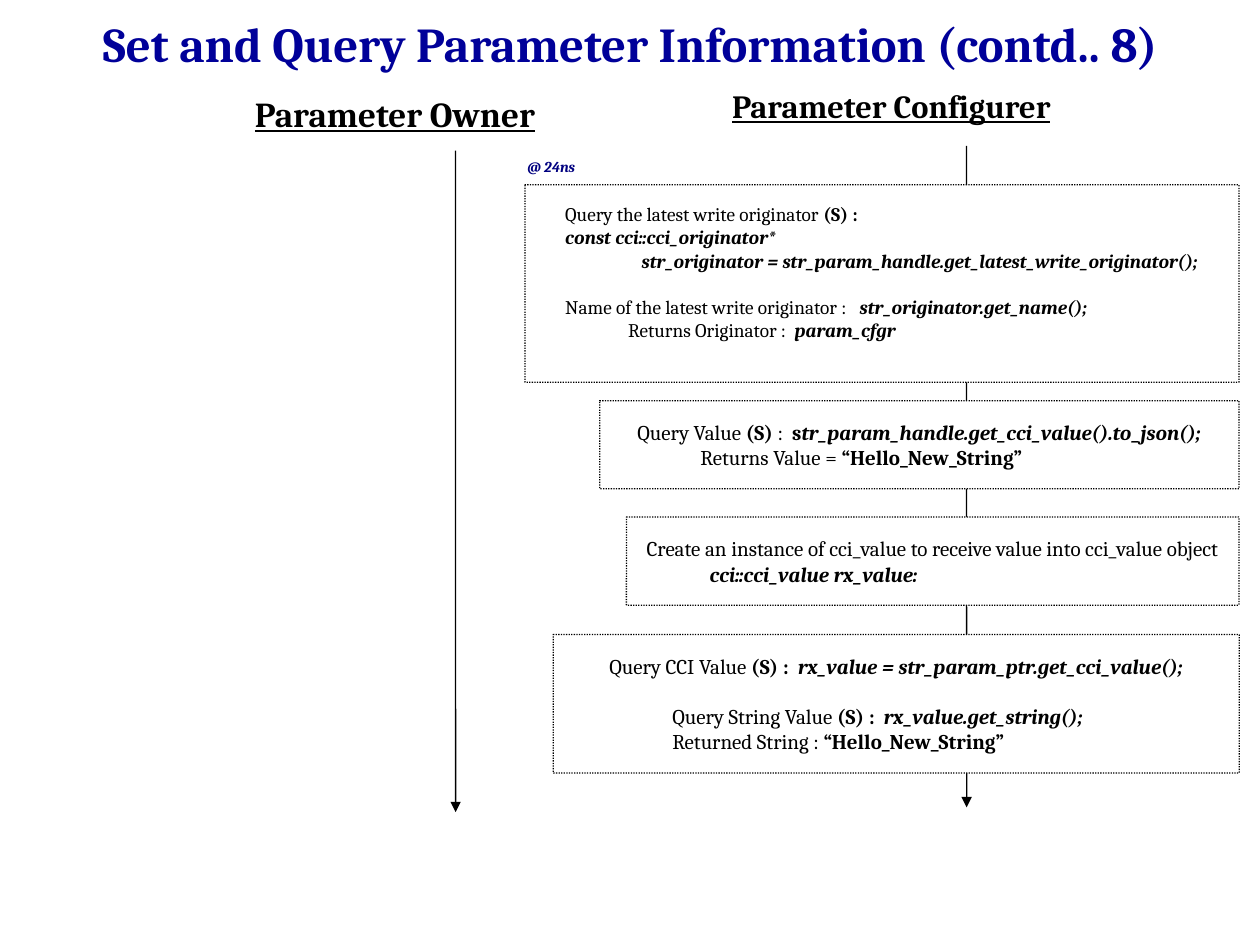
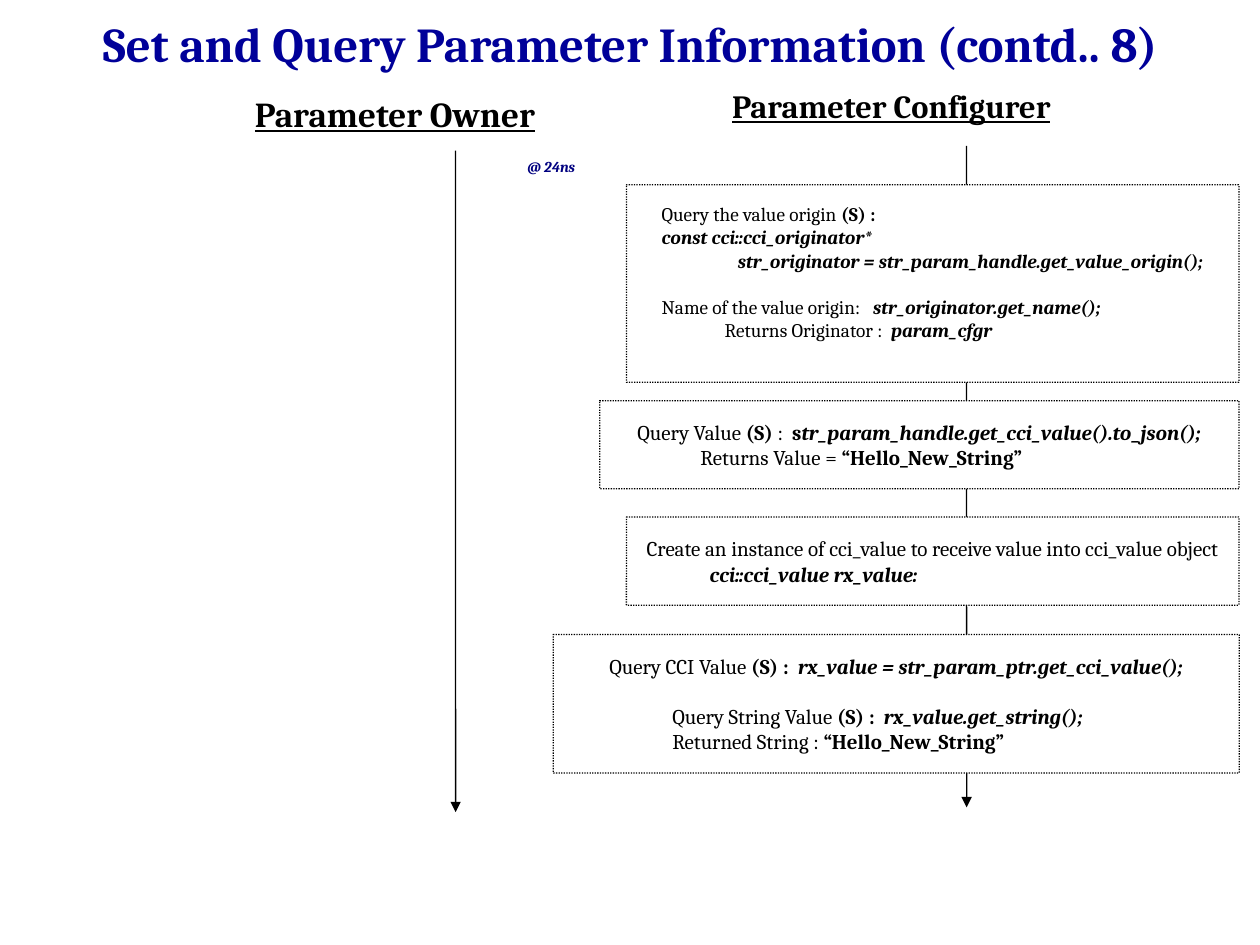
Before and after one commit to accellera-official/cci, a slide deck: slide 11 of examples/ex07_Parameter_Information/docs/ex07_Parameter_Information.ppt. Drawn at 1260x945 pixels with LibreOffice and Linux fonts; fonts in the diff are those of the drawing; background and template pictures are left out. Boxes give left, top, right and bottom in pixels: in the first picture for what was removed or moved away, otherwise in the second. Text is boxed around its words. In the diff, an @@ line names an element or a change of style, - is before the commit and + after.

Commit message:
Add PowerPoint for Reset example.
Add ppt overview for Reset example and update lingering reference to
get_latest_write_originator in Example 07. Fix a typo in Example 24 &
update golden log accordingly.

```diff
--- a/examples/ex07_Parameter_Information/docs/ex07_Parameter_Information.ppt
+++ b/examples/ex07_Parameter_Information/docs/ex07_Parameter_Information.ppt
@@ rounded rectangle "Query the value origin (S) ...": place and size @@
-rounded rectangle "Query the value origin (S) ..." at (525,185,1240,383)
+rounded rectangle "Query the value origin (S) ..." at (626,185,1239,383)
@@ text in rounded rectangle at (662,207,1203,319): text changed @@
-Query the latest write originator (S) :
-const cci::cci_originator*
-str_originator = str_param_handle.get_latest_write_originator();
-Name of the latest write originator : str_originator.get_name();
+Query the value origin (S) :
+const cci::cci_originator*
+str_originator = str_param_handle.get_value_origin();
+Name of the value origin: str_originator.get_name();
```
Also in this commit, not shown: 1 other slide changed, 3 other files.
